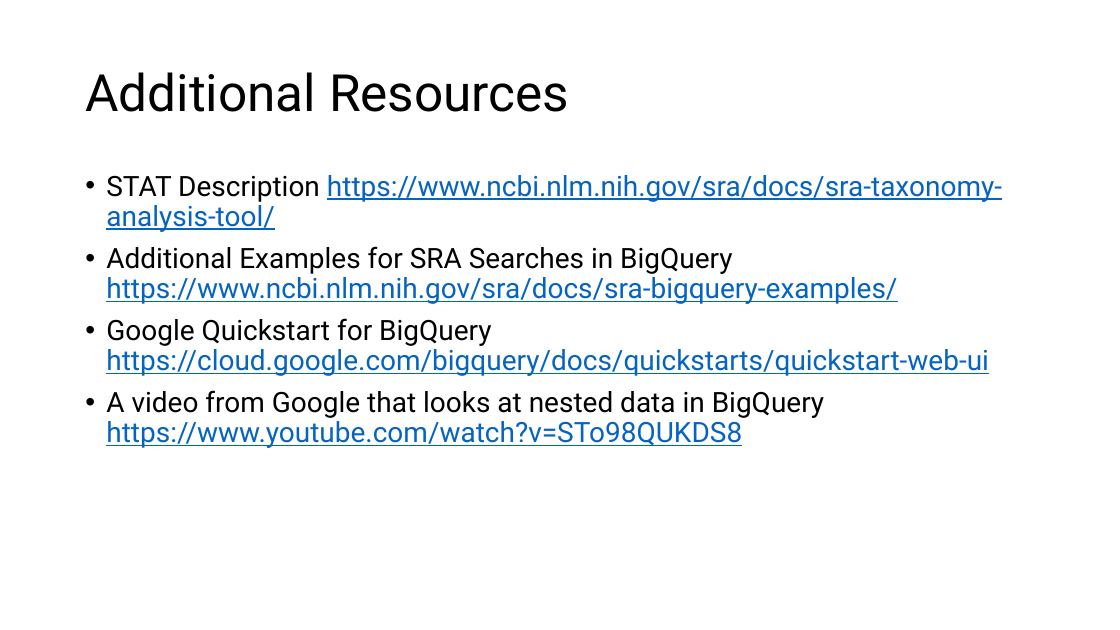
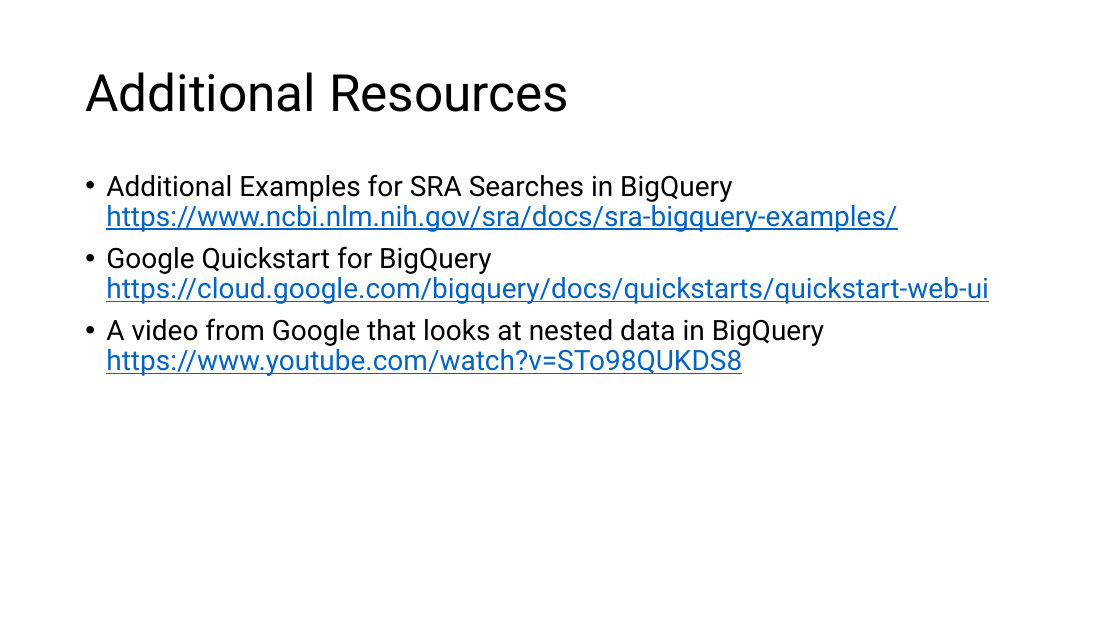
Before and after one commit to ncbi/ASHG-Workshop-2021, a slide deck: slide 23 of Interactive_ASHG.pptx. Drawn at 1120x630 pixels with LibreOffice and Linux fonts; fonts in the diff are those of the drawing; background and template pictures are left out. Boxes give left, top, right and bottom in pixels: in the first picture for what was removed or moved away, otherwise in the second. Text is boxed around its words. In the diff, an @@ line names an element or a change of style, - is before the commit and + after.

```diff
--- a/Interactive_ASHG.pptx
+++ b/Interactive_ASHG.pptx
@@ text at box(106, 175, 1002, 232): paragraph removed @@
-• STAT Description https://www.ncbi.nlm.nih.gov/sra/docs/sra-taxonomy-analysis-tool/
```
Also in this commit, not shown: 6 other slides changed, 1 slide added, 2 other files.
